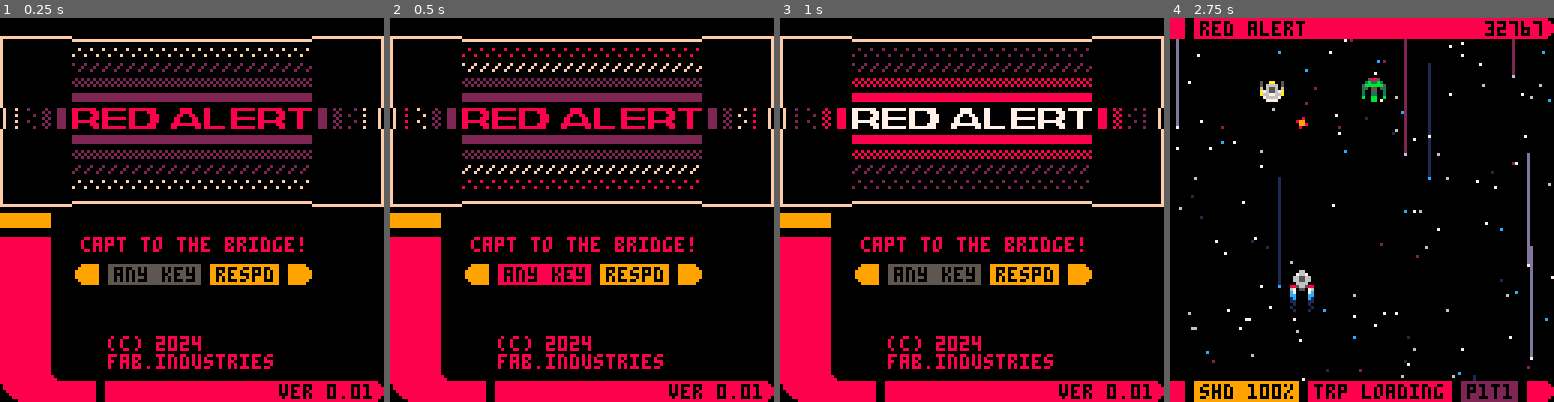
Above: before the commit, frames 1-4 (left to right).
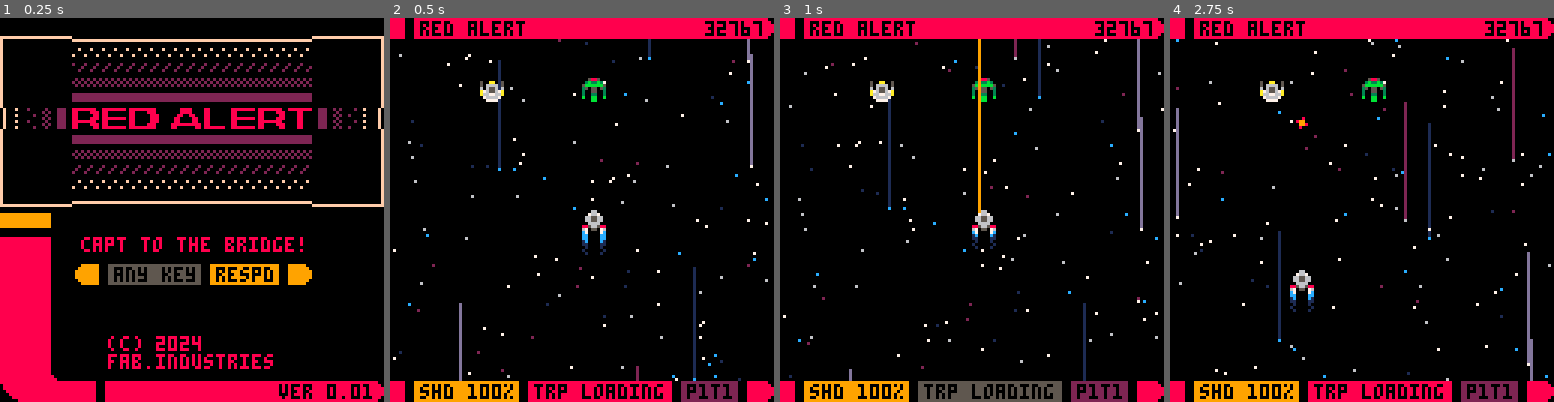
Above: after the commit, the same moments.

Repository: fab-industries/red-alert
Game: PICO-8 cartridge redalert.p8
The game is run twice, just before and just after one commit, with the same random seed, the same clock (stepped at 60 frames per second) and the same inputs.
Inputs:
- Up to frame 1 (0.25 s): no input
- Up to frame 2 (0.5 s): tap O (Z key) at 0.33 s
- Up to frame 3 (1 s): tap O (Z key) at 0.7 s
- Up to frame 4 (2.75 s): tap X (X key) at 1.07, 2.07, 2.4, 2.73 s; tap O (Z key) at 1.43, 2.22 s; hold Left 1.97-2.37 s; hold Down from 2.42 s (still down)

Frame 1 is identical in both runs. In frame 2, 29% of the frame differs, in the area x 0-100%, y 0-100%; in frame 3, 31%; in frame 4, 3.3%.

Commit message:
Implemented a game over screen, cleanup

Diff:
--- a/redalert.p8
+++ b/redalert.p8
@@ -5,41 +5,11 @@
 --by fab.industries
 
 function _init()
+ version="0.01"
+
  cls(0)
  t=0
- version="0.01"
  mode="start"
-
- score=32767
- shield=100
- shipx=64
- shipy=64
- shipsx=0
- shipsy=0
- shipspr=1
-
- tailspr={7,8,9}
-
- bulx=64
- buly=-10
-
- pht=0
-
- torpflash=0
-
- starx={}
- stary={}
- starcol={}
- starspd={}
- startrl={}
-
- for i=1,500 do
-  add(starx,flr(rnd(128)))
-  add(stary,flr(rnd(512)))
-  add(starspd,rnd(1.5)+0.5)
-  add(startrl,flr(rnd(40)))
- end
-
 end
 
 function _update()
@@ -48,6 +18,8 @@
   update_game()
  elseif mode=="start" then
   update_start()
+ elseif mode=="over" then
+  update_over()
  end
 end
 
@@ -56,7 +28,41 @@
   draw_game()
  elseif mode=="start" then
   draw_start()
- end
+ elseif mode=="over" then
+  draw_over()
+ end
+end
+
+function start_game()
+ mode="game"
+
+ score=32767
+ shield=100
+
+ shipx=64
+ shipy=64
+ shipsx=0
+ shipsy=0
+ shipspr=1
+ tailspr={7,8,9}
+ bulx=64
+ buly=-10
+ pht=0
+ torpflash=0
+
+ starx={}
+ stary={}
+ starcol={}
+ starspd={}
+ startrl={}
+
+ for i=1,500 do
+  add(starx,flr(rnd(128)))
+  add(stary,flr(rnd(512)))
+  add(starspd,rnd(1.5)+0.5)
+  add(startrl,flr(rnd(40)))
+ end
+
 end
 -->8
 --tools
@@ -177,8 +183,14 @@
 end
 
 function update_start()
- if btnp(❎) then
-  mode="game"
+ if btnp(❎) or btnp(🅾️) then
+  start_game()
+ end
+end
+
+function update_over()
+ if btnp(❎) or btnp(🅾️) then
+  mode="start"
  end
 end
 -->8
@@ -386,6 +398,50 @@
  print("ver "..version,93,122,0)
 
 end
+
+function draw_over()
+ cls(0)
+
+  --drawing ui
+ rectfill (0,0,127,6,0)
+
+ rectfill(0,0,122,6,8)
+ circfill(124,3,3,8)
+ rectfill(5,0,7,6,0)
+ print("red alert",10,1,0)
+ print(score,105,1,0)
+
+ rectfill(0,121,127,127,0)
+
+ rectfill(0,121,4,127,8)
+ rectfill(8,121,42,127,5)
+
+ rectfill(46,121,93,127,5)
+
+ rectfill(97,121,115,127,5)
+ rectfill(119,121,122,127,8)
+
+ circfill(124,124,3,8)
+
+ print("your ship lost",36,40,2)
+ print("core containment",32,46,8)
+ print("and was destroyed.",29,52,2)
+
+
+ local tcol={5,8}
+ rectfill(35,72,65,78,tcol[t\15%2+1])
+
+ rectfill(29,72,31,78,9)
+ circfill(27,75,3,9)
+ print("any key",37,73,0)
+
+ rectfill(69,72,91,78,9)
+
+ rectfill(95,72,100,78,9)
+ circfill(99,75,3,9)
+ print("aknwl",71,73,0)
+
+end
 __gfx__
 00000000000660000066000000006600000000000000000000000000c000000cc000000cc000000c0c0000c00c0000c00c0000c00c0000c00c0000c00c0000c0
 00000000007667000766700000076670000000000000000000000000cc0000cc1c0000c1cc0000cc0c000cc001000c100c000cc00cc000c001c000100cc000c0
